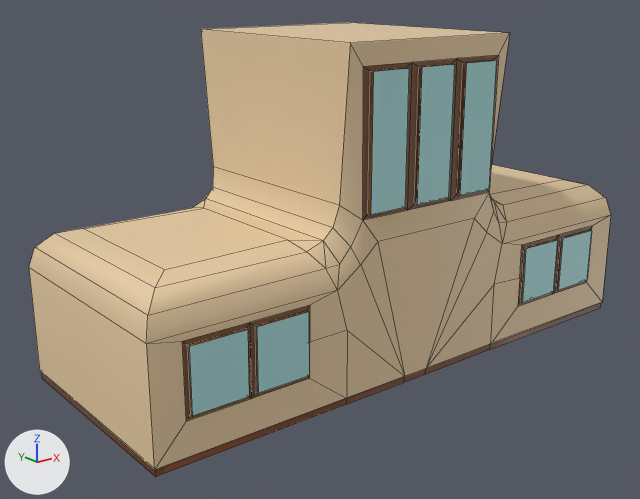
A saved change to the FBX model Assets/Graphics/_Models/Environment/Interior/Estructuras/Salas/PicduMidi/Sala_panel_d.fbx.
The view is the same before and after, from a 50 mm camera at (-25.3, -30.0, 16.9) aimed at (-1.3, 0.1, 4.9). Arrows for +X, +Y and +Z are at lower left; the lights stay in place. Mesh edges are drawn as thin lines. Where no turn or scale is listed for an object, it has been applied to the vertices.

Script lines for the objects in view, before the commit:
```python
me_cubo_001 = bpy.data.meshes.new('Cubo.001')
me_cubo_001.from_pydata(...)  # 210 vertices, 209 faces; spans x -12.9..13.3, y -5.5..5.1, z 0.1..14.5
# faces by material slot: [92, 10, 20, 84, 3]
me_cubo_001.materials.append(mat_enfoscao)  # beige #e7cca3
me_cubo_001.materials.append(mat_ventanas)  # cyan #aadbdb
me_cubo_001.materials.append(mat_puertas)  # brown #7e4729
me_cubo_001.materials.append(mat_marco_ventanas)  # brown #7a5331
me_cubo_001.materials.append(mat_suelo)  # black #323628
ob_sala_panel_d = bpy.data.objects.new('Sala_panel_d', me_cubo_001)
ob_sala_panel_d.location = (0.0, 0.0, 0.0)
```
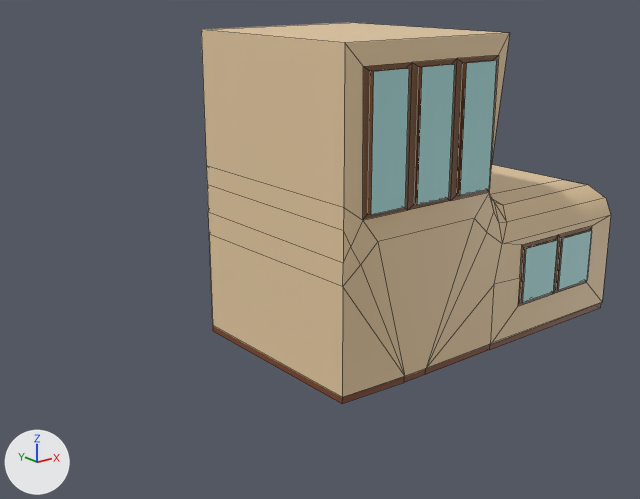
Location of each change, [x1, y1, x2, y2] in pixels of the pictures (640 x 499 px):
'Sala_panel_d', reshaped (30% narrower, 16% shorter): before [29, 22, 611, 477]; after [201, 22, 611, 404]
part 1 of me_cubo_001, cut back: before [29, 24, 439, 477]; after [201, 24, 439, 404]

What changed in the scene script:
```text
Change me_cubo_001:
    used by ob_sala_panel_d; location = (0.0, 0.0, 0.0)
    remove me_cubo_001.from_pydata(...)  # 210 vertices, 209 faces; spans x -12.9..13.3, y -5.5..5.1, z 0.1..14.5
    add me_cubo_001.from_pydata(...)  # 162 vertices, 159 faces; spans x -4.2..13.3, y -5.5..5.1, z 0.1..14.5
    me_cubo_001 part 1
    53 vertices are removed from x -12.9..-4.1, y -5.4..4.9, z 0.1..7.0
    65 faces are deleted
    11 vertices move from x -4.5..-4.1, y -5.3..4.9, z 0.1..14.5 to x -4.2, y -5.1..4.7, z 0.1..14.5
    5 vertices are added at (-4.2, 4.7, 0.4), (-4.2, 4.7, 0.4), (-4.2, 4.7, 0.1), (-4.2, -5.1, 5.2), (-4.2, -5.1, 0.4)
    9 new faces join them, mat_enfoscao (beige #e7cca3)
    5 new faces join them, mat_puertas (brown #7e4729)
    1 new face joins them, mat_suelo (black #323628)
```
